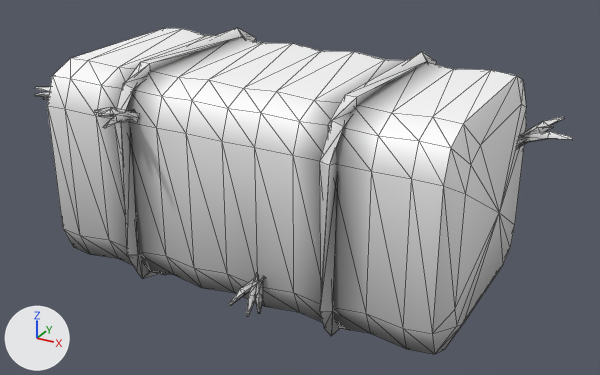
The glTF model game/assets/models/props/hay_bale.gltf, before and after one commit.
Both versions are drawn from a camera (50 mm lens) standing at (0.999, -1.742, 1.099) and looking at (0.034, 0.011, 0.222). The axes (+X, +Y, +Z) are drawn at lower left. The lights are the same throughout. The first picture is the older version. Mesh edges are drawn as thin lines. Vertices at exactly the same position are counted once.

Names of what the first picture shows: 'hay_bale'.
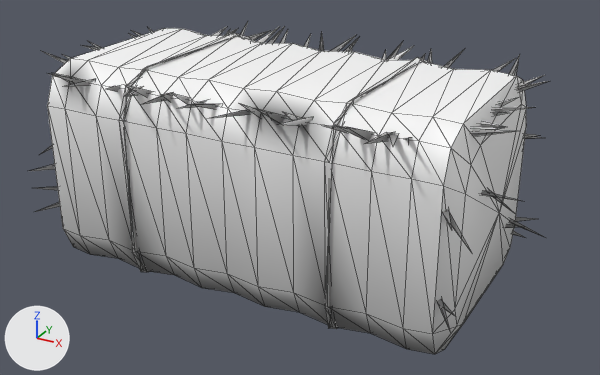
What differs and where, as boxes (x1, y1, x2, y2) in the pictures (600 x 375 px):
'hay_bale', reshaped: before (35, 28, 573, 354); after (31, 22, 548, 354)
part 1 of me_hay_bale, rebuilt (9% narrower): before (319, 52, 437, 336); after (324, 57, 431, 329)
part 2 of me_hay_bale, deleted: before (35, 87, 573, 317)
part 3 of me_hay_bale, reshaped: before (114, 28, 257, 278); after (31, 22, 548, 272)
part 4 of me_hay_bale, added (mostly hidden): after (437, 298, 454, 331)
part 5 of me_hay_bale, recoloured: (52, 35, 526, 329) in both

The change in detail:
me_hay_bale is used by ob_hay_bale; location (0.0, 0.0, 0.0).
me_hay_bale had 440 vertices, 768 faces and spanned x -0.69..0.682, y -0.416..0.45, z -0.022..0.572.
me_hay_bale now has 614 vertices, 774 faces and spans x -0.645..0.644, y -0.378..0.379, z 0.0..0.562.
me_hay_bale part 1: the loose piece of 48 vertices spanning x 0.255..0.295, y -0.321..0.322, z -0.022..0.572 is rebuilt with 36 vertices and now spans x 0.264..0.286, y -0.31..0.31, z 0.0..0.559.
me_hay_bale part 2: 16 loose pieces with 144 vertices, spanning x -0.69..0.682, y -0.416..0.397, z 0.087..0.496, are deleted.
me_hay_bale part 3: 17 vertices moved from x -0.293..0.369, y -0.203..0.391, z -0.002..0.566 to x -0.286..0.32, y -0.306..0.332, z 0.0..0.551; 49 vertices removed from x -0.295..0.378, y -0.321..0.45, z -0.022..0.572; 347 vertices added at x -0.635..0.644, y -0.378..0.379, z 0.0..0.562.
me_hay_bale part 4: 8 vertices added at x 0.498..0.582, y -0.359..-0.251, z 0.16..0.191.
me_hay_bale part 5: 179 kept faces spanning x -0.565..0.565, y -0.3..0.3, z 0.0..0.551 get new vertex colours.
Other edits to the shape of me_hay_bale do not show in these pictures.
